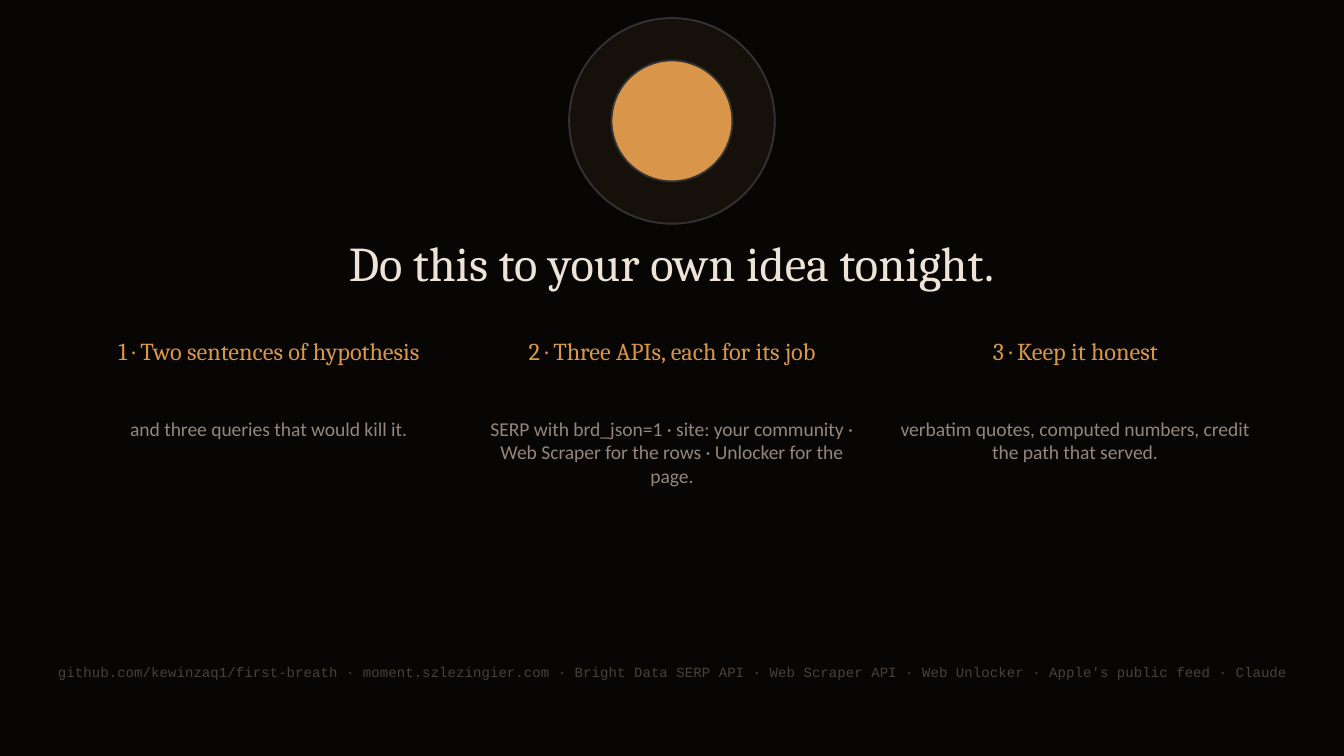
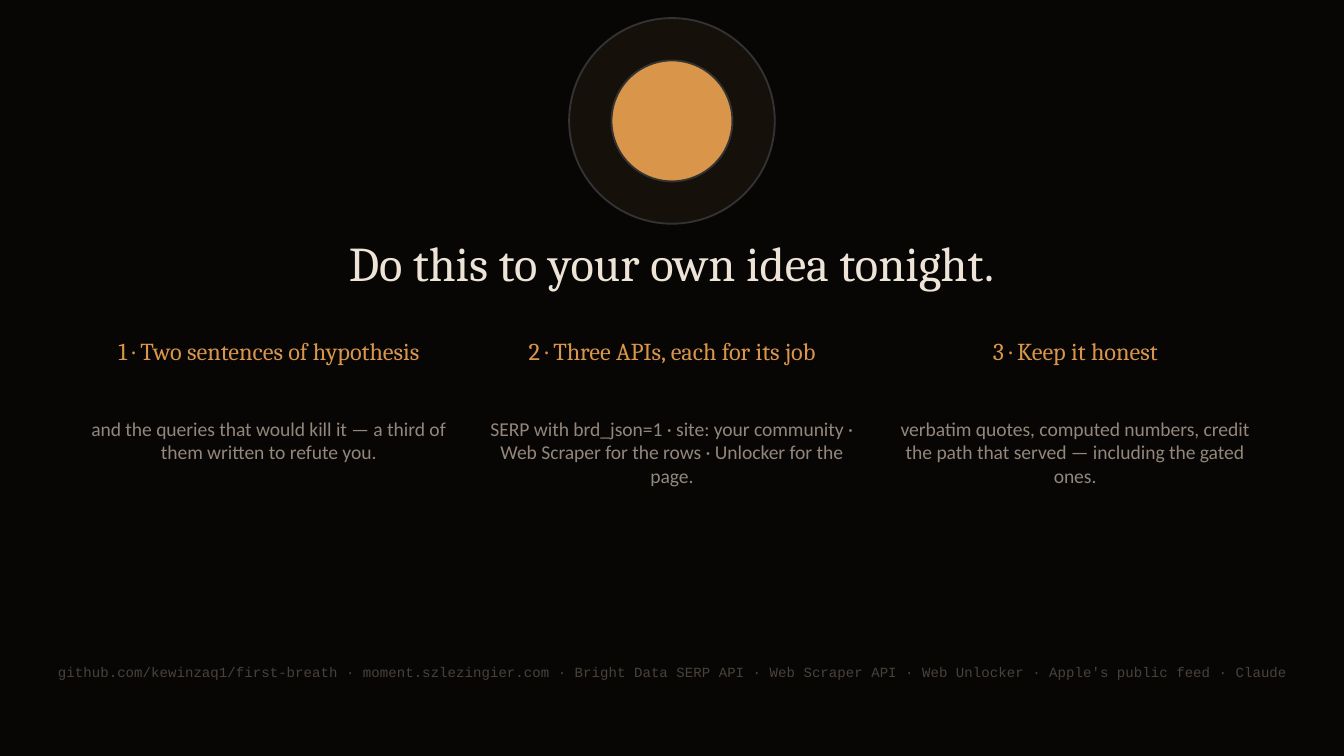
Before and after one commit to kewinzaq1/first-breath, a slide deck: slide 10 of docs/first-breath-how-it-works.pptx. Drawn at 1344x756 pixels with LibreOffice and Linux fonts; fonts in the diff are those of the drawing. Boxes give left, top, right and bottom in pixels: in the first picture for what was removed or moved away, otherwise in the second. Text is boxed around its words. In the diff, an @@ line names an element or a change of style, - is before the commit and + after.

```diff
--- a/docs/first-breath-how-it-works.pptx
+++ b/docs/first-breath-how-it-works.pptx
@@ text at (91,422,445,462): text changed @@
-and three queries that would kill it.
+and the queries that would kill it — a third of them written to refute you.
@@ text at (901,422,1250,483): text changed @@
-verbatim quotes, computed numbers, credit the path that served.
+verbatim quotes, computed numbers, credit the path that served — including the gated ones.
```
Also in this commit, not shown: 5 other slides changed, 4 slides added, 4 slides removed, 19 other files.
